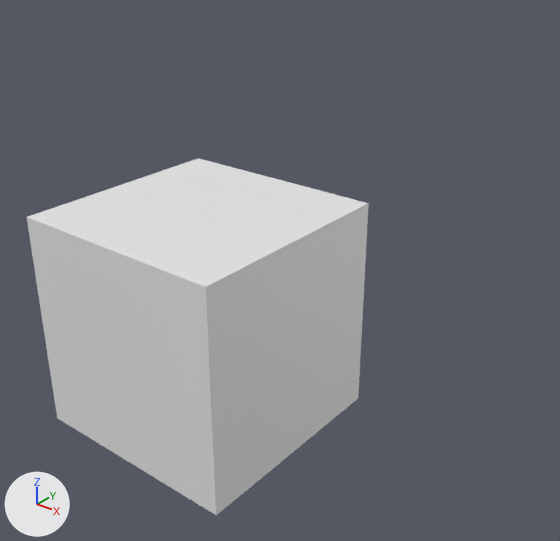
Renders of the Blender file applefruit1.blend from each side of a commit.
Before and after are seen from a camera (50 mm lens) standing at (4.28, -4.3, 3.36) and looking at (0.76, 0.1, 0.63). The lights are fixed; the arrows at lower left show +X, +Y and +Z.

Before the edit, the objects in view are built like this:
```python
me_cube = bpy.data.meshes.new('Cube')
me_cube.from_pydata(...)  # 98 vertices, 96 faces; spans x -1.0..1.0, y -1.0..1.0, z -1.0..1.0
ob_cube = bpy.data.objects.new('Cube', me_cube)
ob_cube.location = (0.0, 0.0, 0.0)
```
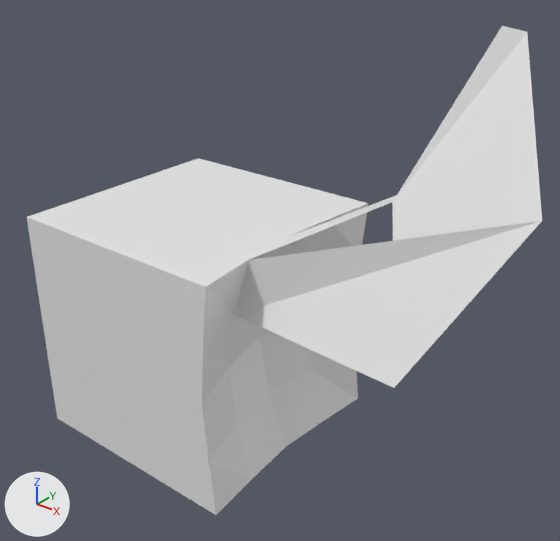
Where the change shows, as pixel boxes [x1, y1, x2, y2] in the pictures (560 x 541 px):
'Cube', reshaped (50% wider, 37% taller): before [27, 158, 369, 515]; after [27, 26, 542, 515]

The edits, one by one:
me_cube is used by ob_cube; location (0.0, 0.0, 0.0).
me_cube had 98 vertices, 96 faces and spanned x -1.0..1.0, y -1.0..1.0, z -1.0..1.0.
me_cube now has 100 vertices, 98 faces and spans x -1.0..2.93, y -1.0..1.75, z -1.0..2.61.
Part 1, on me_cube:
16 vertices are removed from x -0.5..1.0, y -1.0..0.5, z 0.0..1.0.
35 faces are deleted.
10 vertices in x 0.5..1.0, y -1.0..1.0, z -1.0..1.0 move by (-0.06, 0.0, 0.0).
6 vertices in x 0.5, y -1.0..1.0, z -1.0..0.5 move by (-0.03, 0.0, 0.0).
4 vertices in x 1.0, y -0.5..0.5, z -0.5..0.5 move by (-0.28, 0.0, 0.0).
3 vertices in x 1.0, y -1.0..1.0, z -1.0..0.0 move by (-0.09, 0.0, 0.0).
3 vertices in x 1.0, y -0.5..0.5, z -0.5..0.5 move by (-0.2, 0.0, 0.0).
1 vertex moves from x 1.0, y 0.0, z 0.0 to x 0.61, y 0.0, z 0.0.
13 vertices are added at x -0.25..2.93, y -1.0..1.75, z 0.25..2.61.
5 new vertices lie (-0.25, 0.0, 0.0) away from vertices in x 0.0, y 1.0, z -1.0..1.0.
37 new faces join them.
